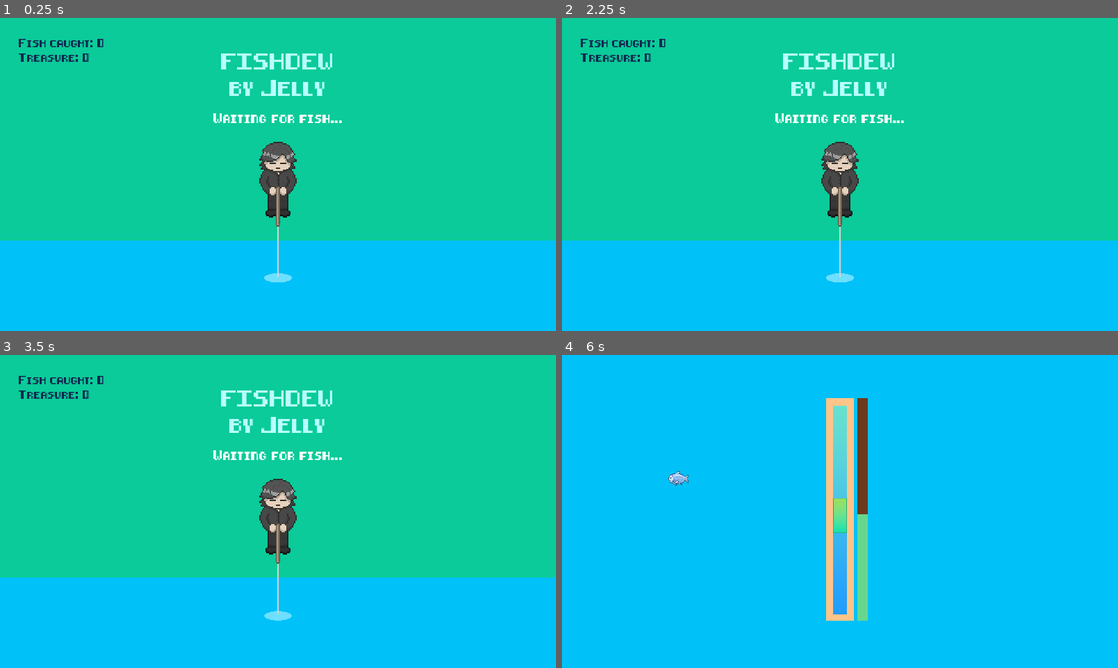
Above: before the commit, frames 1-4 (two rows, left to right).
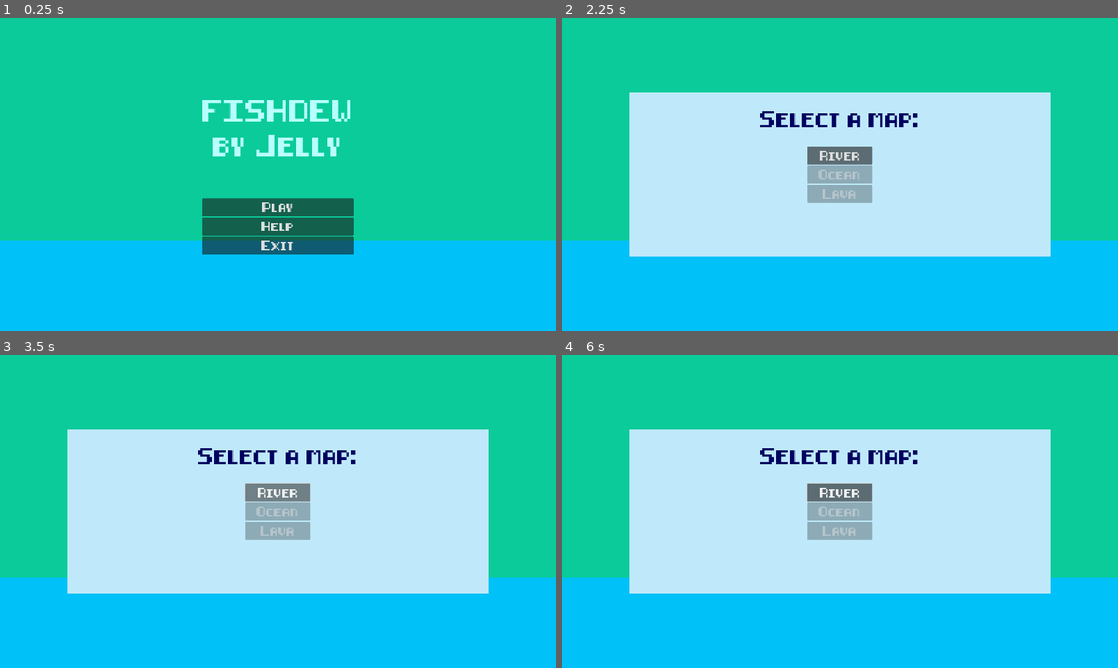
Above: after the commit, the same moments.

Repository: Anjellyrika/fishdew
Game: Godot game, scene res://src/main_menu.tscn
Two runs of this game, one before a commit and one after it. Both use one fixed random seed, a clock stepped at 60 frames per second and the inputs below. Before the commit the project starts from res://src/main_scene.tscn.
Inputs (mouse positions are in pixels of both pictures, inside the frame that each line leads up to):
- Up to frame 1 (0.25 s): no input
- Up to frame 2 (2.25 s): click (840, 227) at 0.5 s, where only the run after the commit has a clickable "Help"; click (1040, 68) at 1.25 s, where only the run after the commit has a clickable "X"; click (840, 208) at 2 s, where only the run after the commit has a clickable "Play"
- Up to frame 3 (3.5 s): click (278, 492) at 2.75 s, where only the run after the commit has a clickable "River"
- Up to frame 4 (6 s): click (840, 545) at 3.5 s, where only the run after the commit has a clickable "Play"; tap Enter (ui_accept) at 4.25, 4.52, 5, 5.27 s; move the mouse to (962, 495) at 4.27 s; hold Right (ui_right) 4.28-5.75 s; tap F at 4.35, 5.1 s; click (962, 495) at 4.42 s; move the mouse to (728, 527) at 5.02 s; click (728, 527) at 5.17 s; click (840, 464) at 5.75 s, where only the run before the commit has a clickable "Reel it in"

The runs differ from the first frame. In frame 1, 8.9% of the frame differs, in the area x 3-64%, y 6-85%; in frame 2, 41%; in frame 3, 41%; in frame 4, 76%, in the area x 0-100%, y 0-85%.

Commit message:
feat!: add main menu
includes a help screen and a map selection screen

Diff:
--- a/project.godot
+++ b/project.godot
@@ -11,13 +11,14 @@
 [application]
 
 config/name="Fishdew"
-run/main_scene="res://src/main_scene.tscn"
+run/main_scene="res://src/main_menu.tscn"
 config/features=PackedStringArray("4.1", "Forward Plus")
 config/icon="res://assets/icon.svg"
 
 [autoload]
 
-Global="*res://src/Global.gd"
+Global="*res://src/globals/Global.gd"
+FishGuide="*res://src/globals/fish_guide.gd"
 
 [display]
 
--- a/src/Global.gd
+++ /dev/null
@@ -1,10 +0,0 @@
-extends Node
-
-@onready var fish_caught: int = 0
-@onready var treasure_inventory: int = 0
-
-@onready var center_x: int = ProjectSettings.get_setting("display/window/size/viewport_width") / 2
-@onready var center_y: int = ProjectSettings.get_setting("display/window/size/viewport_height") / 2
-
-func _ready():
-	pass
--- a/src/fishing_lvl/fishing_lvl.tscn
+++ b/src/fishing_lvl/fishing_lvl.tscn
@@ -79,27 +79,6 @@
 collision_layer = 1
 collision_mask = 4
 
-[node name="Controls" type="RichTextLabel" parent="."]
-visible = false
-anchors_preset = 15
-anchor_right = 1.0
-anchor_bottom = 1.0
-offset_left = 704.0
-offset_top = 77.0
-offset_right = 1111.0
-offset_bottom = 264.0
-grow_horizontal = 2
-grow_vertical = 2
-theme_override_colors/default_color = Color(0.0666667, 0.145098, 0.309804, 1)
-theme_override_fonts/normal_font = ExtResource("1_uo0hm")
-theme_override_font_sizes/normal_font_size = 12
-text = "Reel the green bobber in with
-- Left Mouse Button
-- Space
-- Enter
-
-Look out for the rare Genie powerup! Collecting him will freeze the fish for three seconds"
-
 [connection signal="fish_caught" from="FishingRod/ProgressBar" to="." method="_on_progress_bar_fish_caught"]
 [connection signal="fish_caught" from="FishingRod/ProgressBar" to="UILayer/EndScreen" method="_on_progress_bar_fish_caught"]
 [connection signal="fish_lost" from="FishingRod/ProgressBar" to="UILayer/EndScreen" method="_on_progress_bar_fish_lost"]
--- /dev/null
+++ b/src/globals/Global.gd
@@ -0,0 +1,21 @@
+extends Node
+
+@onready var center_x: int = ProjectSettings.get_setting("display/window/size/viewport_width") / 2
+@onready var center_y: int = ProjectSettings.get_setting("display/window/size/viewport_height") / 2
+
+@onready var fish_caught: int = 0
+@onready var treasure_inventory: int = 0
+
+@onready var unlocked_maps: Array = ["River"]
+
+const FISHLIST = [["perch", "carp", "bass"], ["bluetang", "clownfish"], ["karsfish", "lavashark"]]
+
+enum maps {
+	River,
+	Ocean,
+	Lava,
+}
+
+func _ready():
+	var ground_colors = ["0acb99", "eed580", "605654"]
+	var water_colors = ["00c1f8", "4590db", "b64636"]
--- /dev/null
+++ b/src/main_menu.gd
@@ -0,0 +1,26 @@
+extends Control
+
+@onready var help = $HelpLayer
+@onready var maps = $MapSelectLayer
+@onready var buttons = $MapSelectLayer/ColorRect/MapSelection.get_children()
+
+func _ready():
+	for button in buttons:
+		if button.get_name() in Global.unlocked_maps:
+			button.disabled = false
+
+func _on_help_pressed():
+	help.visible = true
+
+
+func _on_play_pressed():
+	maps.visible = true
+#	get_tree().change_scene_to_file("res://src/overworld/main_scene.tscn")
+
+
+func _on_exit_help_pressed():
+	help.visible = false
+
+
+func _on_exit_pressed():
+	get_tree().quit()
--- /dev/null
+++ b/src/main_menu.tscn
@@ -0,0 +1,239 @@
+[gd_scene load_steps=7 format=3 uid="uid://pj3rvs6myyi8"]
+
+[ext_resource type="Script" path="res://src/main_menu.gd" id="1_5gfja"]
+[ext_resource type="FontFile" uid="uid://bdpbpkhnq8lny" path="res://assets/8-bit-pusab.ttf" id="2_uk6u3"]
+[ext_resource type="Texture2D" uid="uid://cgy63s4oq2ctw" path="res://assets/bobber.png" id="3_4p8me"]
+[ext_resource type="Texture2D" uid="uid://bq8v13cudgyag" path="res://assets/Fish.png" id="4_nv4d4"]
+[ext_resource type="Texture2D" uid="uid://bfqpgrqixy64o" path="res://assets/Treasure_Chest.png" id="5_yf3du"]
+[ext_resource type="Texture2D" uid="uid://c3ugxpitdmcu1" path="res://assets/powerup.png" id="6_125n6"]
+
+[node name="main_menu" type="Control"]
+layout_mode = 3
+anchors_preset = 15
+anchor_right = 1.0
+anchor_bottom = 1.0
+grow_horizontal = 2
+grow_vertical = 2
+script = ExtResource("1_5gfja")
+
+[node name="OverworldLayer" type="Control" parent="."]
+layout_mode = 1
+anchors_preset = 15
+anchor_right = 1.0
+anchor_bottom = 1.0
+grow_horizontal = 2
+grow_vertical = 2
+
+[node name="Ground" type="ColorRect" parent="OverworldLayer"]
+layout_mode = 1
+anchors_preset = 15
+anchor_right = 1.0
+anchor_bottom = 1.0
+grow_horizontal = 2
+grow_vertical = 2
+color = Color(0.0392157, 0.796078, 0.6, 1)
+
+[node name="Water" type="ColorRect" parent="OverworldLayer"]
+layout_mode = 1
+anchors_preset = 15
+anchor_right = 1.0
+anchor_bottom = 1.0
+offset_top = 768.0
+grow_horizontal = 2
+grow_vertical = 2
+color = Color(0, 0.756863, 0.972549, 1)
+
+[node name="CenterContainer" type="CenterContainer" parent="."]
+layout_mode = 1
+anchors_preset = 15
+anchor_right = 1.0
+anchor_bottom = 1.0
+grow_horizontal = 2
+grow_vertical = 2
+
+[node name="VBoxContainer" type="VBoxContainer" parent="CenterContainer"]
+texture_filter = 1
+layout_mode = 2
+
+[node name="Title" type="RichTextLabel" parent="CenterContainer/VBoxContainer"]
+texture_filter = 1
+layout_mode = 2
+theme_override_colors/default_color = Color(0.721569, 1, 0.996078, 1)
+theme_override_fonts/normal_font = ExtResource("2_uk6u3")
+theme_override_font_sizes/normal_font_size = 64
+bbcode_enabled = true
+text = "[center]FISHDEW
+by Jelly[/center]
+
+"
+fit_content = true
+autowrap_mode = 0
+
+[node name="Play" type="Button" parent="CenterContainer/VBoxContainer"]
+layout_mode = 2
+theme_override_fonts/font = ExtResource("2_uk6u3")
+theme_override_font_sizes/font_size = 28
+text = "Play"
+
+[node name="Help" type="Button" parent="CenterContainer/VBoxContainer"]
+layout_mode = 2
+theme_override_fonts/font = ExtResource("2_uk6u3")
+theme_override_font_sizes/font_size = 28
+text = "Help"
+
+[node name="Exit" type="Button" parent="CenterContainer/VBoxContainer"]
+layout_mode = 2
+theme_override_fonts/font = ExtResource("2_uk6u3")
+theme_override_font_sizes/font_size = 28
+text = "Exit"
+
+[node name="HelpLayer" type="CanvasLayer" parent="."]
+visible = false
+
+[node name="ColorRect" type="ColorRect" parent="HelpLayer"]
+anchors_preset = 15
+anchor_right = 1.0
+anchor_bottom = 1.0
+offset_left = 233.0
+offset_top = 128.0
+offset_right = -233.0
+offset_bottom = -128.0
+grow_horizontal = 2
+grow_vertical = 2
+color = Color(0.74902, 0.913725, 0.980392, 1)
+
+[node name="Controls" type="RichTextLabel" parent="HelpLayer"]
+texture_filter = 1
+anchors_preset = 8
+anchor_left = 0.5
+anchor_top = 0.5
+anchor_right = 0.5
+anchor_bottom = 0.5
+offset_left = -469.0
+offset_top = -317.0
+offset_right = 480.0
+offset_bottom = 332.0
+grow_horizontal = 2
+grow_vertical = 2
+size_flags_vertical = 0
+theme_override_colors/default_color = Color(0.0666667, 0.145098, 0.309804, 1)
+theme_override_fonts/normal_font = ExtResource("2_uk6u3")
+theme_override_font_sizes/normal_font_size = 24
+text = "Keep the Green Bobber in front of the Fish to catch it!
+
+Reel the Green Bobber in with
+> Left Mouse Button
+> Space
+> Enter
+
+Unlock more maps by collecting Treasure or catching all the Fish in the area.
+
+Look out for the rare Genie powerup! Collecting him will freeze the fish for three seconds."
+autowrap_mode = 2
+
+[node name="Bobber" type="Sprite2D" parent="HelpLayer"]
+texture_filter = 1
+position = Vector2(384, 368)
+scale = Vector2(2, 2)
+texture = ExtResource("3_4p8me")
+
+[node name="Fish" type="Sprite2D" parent="HelpLayer"]
+texture_filter = 1
+position = Vector2(384, 376)
+scale = Vector2(0.1875, 0.1875)
+texture = ExtResource("4_nv4d4")
+
+[node name="TreasureChest" type="Sprite2D" parent="HelpLayer"]
+texture_filter = 1
+position = Vector2(384, 608)
+scale = Vector2(0.25, 0.25)
+texture = ExtResource("5_yf3du")
+
+[node name="Powerup" type="Sprite2D" parent="HelpLayer"]
+texture_filter = 1
+position = Vector2(384, 768)
+scale = Vector2(0.183997, 0.183997)
+texture = ExtResource("6_125n6")
+
+[node name="ExitHelp" type="Button" parent="HelpLayer"]
+anchors_preset = 1
+anchor_left = 1.0
+anchor_right = 1.0
+offset_left = -296.0
+offset_top = 152.0
+offset_right = -256.0
+offset_bottom = 192.0
+grow_horizontal = 0
+size_flags_horizontal = 0
+size_flags_vertical = 0
+text = "X"
+
+[node name="MapSelectLayer" type="CanvasLayer" parent="."]
+visible = false
+
+[node name="ColorRect" type="ColorRect" parent="MapSelectLayer"]
+anchors_preset = 15
+anchor_right = 1.0
+anchor_bottom = 1.0
+offset_left = 233.0
+offset_top = 256.0
+offset_right = -233.0
+offset_bottom = -256.0
+grow_horizontal = 2
+grow_vertical = 2
+color = Color(0.74902, 0.913725, 0.980392, 1)
+
+[node name="MapSelection" type="VBoxContainer" parent="MapSelectLayer/ColorRect"]
+layout_mode = 1
+anchors_preset = 13
+anchor_left = 0.5
+anchor_right = 0.5
+anchor_bottom = 1.0
+offset_left = -112.0
+offset_right = 112.0
+grow_horizontal = 2
+grow_vertical = 2
+alignment = 1
+
+[node name="River" type="Button" parent="MapSelectLayer/ColorRect/MapSelection"]
+texture_filter = 1
+layout_mode = 2
+theme_override_fonts/font = ExtResource("2_uk6u3")
+theme_override_font_sizes/font_size = 28
+disabled = true
+text = "River"
+
+[node name="Ocean" type="Button" parent="MapSelectLayer/ColorRect/MapSelection"]
+texture_filter = 1
+layout_mode = 2
+theme_override_fonts/font = ExtResource("2_uk6u3")
+theme_override_font_sizes/font_size = 28
+disabled = true
+text = "Ocean"
+
+[node name="Lava" type="Button" parent="MapSelectLayer/ColorRect/MapSelection"]
+texture_filter = 1
+layout_mode = 2
+theme_override_fonts/font = ExtResource("2_uk6u3")
+theme_override_font_sizes/font_size = 28
+disabled = true
+text = "Lava"
+
+[node name="SelectAMap" type="Label" parent="MapSelectLayer/ColorRect"]
+texture_filter = 1
+layout_mode = 1
+anchors_preset = 10
+anchor_right = 1.0
+offset_bottom = 184.0
+grow_horizontal = 2
+theme_override_colors/font_color = Color(0, 0, 0.376471, 1)
+theme_override_fonts/font = ExtResource("2_uk6u3")
+theme_override_font_sizes/font_size = 48
+text = "Select a map:"
+horizontal_alignment = 1
+vertical_alignment = 1
+
+[connection signal="pressed" from="CenterContainer/VBoxContainer/Play" to="." method="_on_play_pressed"]
+[connection signal="pressed" from="CenterContainer/VBoxContainer/Help" to="." method="_on_help_pressed"]
+[connection signal="pressed" from="CenterContainer/VBoxContainer/Exit" to="." method="_on_exit_pressed"]
+[connection signal="pressed" from="HelpLayer/ExitHelp" to="." method="_on_exit_help_pressed"]
--- a/src/main_scene.gd
+++ b/src/overworld/main_scene.gd
@@ -6,6 +6,10 @@
 @onready var camera: Camera2D = $OverworldLayer/Camera2D
 @onready var state_label: Label = $HUDLayer/HUD/StateLabel/Label
 @onready var start_btn: Button = $HUDLayer/HUD/StateLabel/StartBtn
+
+var active_map: int
+# TODO: Implement map switching
+var catchable_fish: Array
 
 enum {
 	Waiting,
@@ -17,10 +21,14 @@
 var level_instance: Node2D
 
 func _ready():
+	active_map = Global.maps["River"]
 	start_btn.visible = false
 	collection.get_node("FishCount").set_text("Fish caught: %d" % Global.fish_caught)
 	collection.get_node("TreasureCount").set_text("Treasure: %d" % Global.treasure_inventory)
 
+	for i in active_map+1:
+		for fish in Global.FISHLIST[i]:
+			catchable_fish.append(fish)
 
 func unload_level():
 	if is_instance_valid(level_instance):
--- a/src/main_scene.tscn
+++ b/src/overworld/main_scene.tscn
@@ -1,10 +1,10 @@
 [gd_scene load_steps=6 format=3 uid="uid://fy45fj0828c8"]
 
-[ext_resource type="Script" path="res://src/main_scene.gd" id="1_wij8a"]
-[ext_resource type="FontFile" uid="uid://bdpbpkhnq8lny" path="res://assets/8-bit-pusab.ttf" id="2_nq22c"]
-[ext_resource type="Script" path="res://src/shapes/ripple.gd" id="3_355el"]
-[ext_resource type="PackedScene" uid="uid://cqewy85ekx2sx" path="res://src/actors/player.tscn" id="3_b78w1"]
-[ext_resource type="AudioStream" uid="uid://bjpyi3ksy8lgm" path="res://assets/audio/water_drop.mp3" id="4_csqqm"]
+[ext_resource type="Script" path="res://src/overworld/main_scene.gd" id="1_bphdg"]
+[ext_resource type="Script" path="res://src/shapes/ripple.gd" id="2_r2osl"]
+[ext_resource type="PackedScene" uid="uid://cqewy85ekx2sx" path="res://src/actors/player.tscn" id="3_ga725"]
+[ext_resource type="AudioStream" uid="uid://bjpyi3ksy8lgm" path="res://assets/audio/water_drop.mp3" id="4_652du"]
+[ext_resource type="FontFile" uid="uid://bdpbpkhnq8lny" path="res://assets/8-bit-pusab.ttf" id="5_fr5gw"]
 
 [node name="Main" type="Control"]
 layout_mode = 3
@@ -15,7 +15,7 @@
 grow_vertical = 2
 size_flags_horizontal = 4
 size_flags_vertical = 4
-script = ExtResource("1_wij8a")
+script = ExtResource("1_bphdg")
 
 [node name="OverworldLayer" type="Control" parent="."]
 layout_mode = 1
@@ -25,7 +25,7 @@
 grow_horizontal = 2
 grow_vertical = 2
 
-[node name="Grass" type="ColorRect" parent="OverworldLayer"]
+[node name="Ground" type="ColorRect" parent="OverworldLayer"]
 layout_mode = 1
 anchors_preset = 15
 anchor_right = 1.0
@@ -111,27 +111,10 @@
 [node name="TreasureCount" type="Label" parent="HUDLayer/HUD/Collection"]
 layout_mode = 2
 theme_override_colors/font_color = Color(0.0666667, 0.145098, 0.309804, 1)
-theme_override_fonts/font = ExtResource("2_nq22c")
+theme_override_fonts/font = ExtResource("5_fr5gw")
 theme_override_font_sizes/font_size = 24
 text = "Treasure:"
 vertical_alignment = 1
-
-[node name="Title" type="RichTextLabel" parent="HUDLayer/HUD"]
-texture_filter = 1
-layout_mode = 1
-anchors_preset = 10
-anchor_right = 1.0
-offset_top = 104.0
-offset_bottom = 280.0
-grow_horizontal = 2
-size_flags_vertical = 3
-theme_override_colors/default_color = Color(0.721569, 1, 0.996078, 1)
-theme_override_fonts/normal_font = ExtResource("2_nq22c")
-theme_override_font_sizes/normal_font_size = 48
-bbcode_enabled = true
-text = "[center]FISHDEW
-by Jelly[/center]"
-fit_content = true
 
 [node name="StateLabel" type="VBoxContainer" parent="HUDLayer/HUD"]
 texture_filter = 1
Not shown: 5 places in src/overworld/main_scene.tscn that only renumber resources
